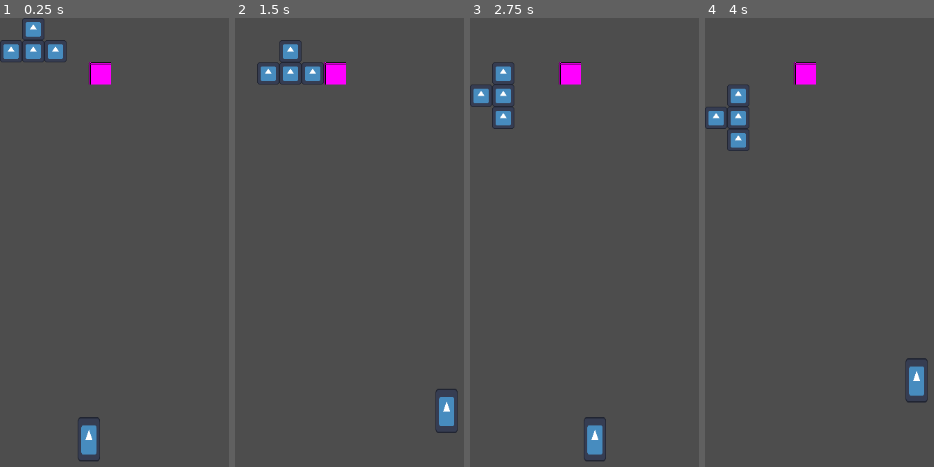
Above: before the commit, frames 1-4 (left to right).
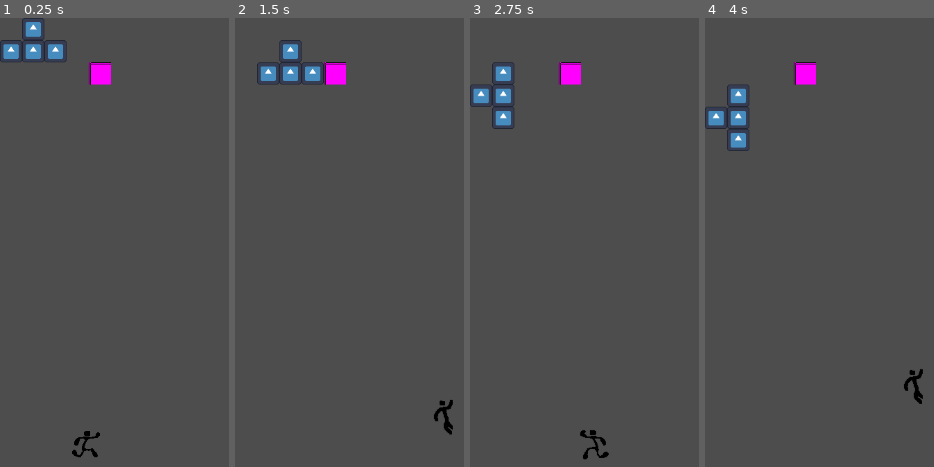
Above: after the commit, the same moments.

Repository: NicoWired/tetrascape
Game: Godot game, scene res://source/main_screens/main/main.tscn
Two runs of this game, one before a commit and one after it. Both use one fixed random seed, a clock stepped at 60 frames per second and the inputs below. The engine's default icon, where the game draws it, is replaced by a stand-in: a white triangle on a blue panel in a dark square.
Inputs:
- Up to frame 1 (0.25 s): no input
- Up to frame 2 (1.5 s): tap Enter (ui_accept) at 0.5, 0.77 s; hold D (right) from 0.53 s (still down); tap L (toggle) at 0.6 s; tap N (drop) at 1.35 s
- Up to frame 3 (2.75 s): tap Enter (ui_accept) at 1.52 s; tap L (toggle) at 1.55, 2.3 s; release D (right) at 2.03 s; hold A (left) from 2.03 s (still down); tap J (rotate_cc) at 2.1 s
- Up to frame 4 (4 s): release A (left) at 2.78 s; hold D (right) from 2.78 s (still down); tap K (rotate_cw) at 2.85 s; tap Enter (ui_accept) at 3.02, 3.5, 3.77 s; tap L (toggle) at 3.05, 3.6 s

The runs differ from the first frame. In frame 1, 0.7% of the frame differs, in the area x 31-44%, y 88-99%; in frame 2, 0.6%; in frame 3, 0.7%, in the area x 48-61%, y 88-99%; in frame 4, 0.7%.

Commit message:
add animations

Diff:
--- a/source/autoloaders/global_states.gd
+++ b/source/autoloaders/global_states.gd
@@ -1,3 +1,8 @@
 extends Node
 
-var toggle: bool = true
+signal toggled_changed
+
+var toggle: bool = true:
+	set(value):
+		toggled_changed.emit()
+		toggle = value
--- a/source/player/player.gd
+++ b/source/player/player.gd
@@ -1,18 +1,44 @@
 class_name Player
 extends CharacterBody2D
 
+enum States {
+	IDLE,
+	RUNNING,
+	WALL,
+	JUMPING
+}
 
 const SPEED = 300.0
 const JUMP_VELOCITY = -400.0
 
+var state: States:
+	set(value):
+		match value:
+			States.IDLE:
+				player_animation.animation = &"idle"
+			States.RUNNING:
+				player_animation.animation = &"running"
+			States.WALL:
+				player_animation.animation = &"wall"
+			States.JUMPING:
+				player_animation.animation = &"jumping"
+			_:
+				assert(false, "invalid player state %s" % value)
+		state = value
+
+@onready var player_animation: AnimatedSprite2D = $PlayerAnimation
+
+
+func _ready() -> void:
+	GlobalStates.toggled_changed.connect(on_toggle_changed)
+	initialize()
 
 func _physics_process(delta: float) -> void:
 	if GlobalStates.toggle:
 		return
 
 	# Add the gravity.
-	if not is_on_floor():
-		velocity += get_gravity() * delta
+	velocity += get_gravity() * delta
 
 	# Handle jump.
 	if Input.is_action_just_pressed("ui_accept") and is_on_floor():
@@ -27,3 +53,30 @@
 		velocity.x = move_toward(velocity.x, 0, SPEED)
 
 	move_and_slide()
+
+	# set state at th end of the frame
+	if is_on_floor():
+		if velocity.x == 0:
+			state = States.IDLE
+		else:
+			state = States.RUNNING
+	elif is_on_wall_only():
+		state = States.WALL
+	else:
+		state = States.JUMPING
+
+	# flip animation based on direction
+	if velocity.x > 0:
+		player_animation.flip_h = false
+	elif velocity.x < 0:
+		player_animation.flip_h = true
+
+
+func initialize() -> void:
+	state = States.IDLE
+
+func on_toggle_changed() -> void:
+	if not GlobalStates.toggle and player_animation.is_playing():
+		player_animation.pause()
+	else:
+		player_animation.play()
--- a/source/player/player.tscn
+++ b/source/player/player.tscn
@@ -1,20 +1,87 @@
-[gd_scene load_steps=4 format=3 uid="uid://ckjqaf8lqjv0c"]
+[gd_scene load_steps=12 format=3 uid="uid://ckjqaf8lqjv0c"]
 
 [ext_resource type="Script" uid="uid://rtvc5y8xd080" path="res://source/player/player.gd" id="1_jct2x"]
-[ext_resource type="Texture2D" uid="uid://cc0lsn67p7263" path="res://icon.svg" id="2_xim07"]
+[ext_resource type="Texture2D" uid="uid://u4epkmx61l2a" path="res://assets/player/jump.png" id="2_glqx2"]
+[ext_resource type="Texture2D" uid="uid://dmdopea31h84y" path="res://assets/player/running_anim.png" id="2_xim07"]
+[ext_resource type="Texture2D" uid="uid://bnqng0dak2cno" path="res://assets/player/wall-hold.png" id="4_favdl"]
 
 [sub_resource type="CapsuleShape2D" id="CapsuleShape2D_u10tu"]
-radius = 15.0
-height = 64.0
+radius = 20.0
+height = 50.0
+
+[sub_resource type="AtlasTexture" id="AtlasTexture_y2357"]
+atlas = ExtResource("2_xim07")
+region = Rect2(0, 0, 96, 96)
+
+[sub_resource type="AtlasTexture" id="AtlasTexture_u10tu"]
+atlas = ExtResource("2_xim07")
+region = Rect2(0, 0, 96, 96)
+
+[sub_resource type="AtlasTexture" id="AtlasTexture_glqx2"]
+atlas = ExtResource("2_xim07")
+region = Rect2(96, 0, 96, 96)
+
+[sub_resource type="AtlasTexture" id="AtlasTexture_favdl"]
+atlas = ExtResource("2_xim07")
+region = Rect2(192, 0, 96, 96)
+
+[sub_resource type="AtlasTexture" id="AtlasTexture_asuwg"]
+atlas = ExtResource("2_xim07")
+region = Rect2(288, 0, 96, 96)
+
+[sub_resource type="SpriteFrames" id="SpriteFrames_y2357"]
+animations = [{
+"frames": [{
+"duration": 1.0,
+"texture": SubResource("AtlasTexture_y2357")
+}],
+"loop": true,
+"name": &"idle",
+"speed": 5.0
+}, {
+"frames": [{
+"duration": 1.0,
+"texture": ExtResource("2_glqx2")
+}],
+"loop": true,
+"name": &"jumping",
+"speed": 5.0
+}, {
+"frames": [{
+"duration": 1.0,
+"texture": SubResource("AtlasTexture_u10tu")
+}, {
+"duration": 1.0,
+"texture": SubResource("AtlasTexture_glqx2")
+}, {
+"duration": 1.0,
+"texture": SubResource("AtlasTexture_favdl")
+}, {
+"duration": 1.0,
+"texture": SubResource("AtlasTexture_asuwg")
+}],
+"loop": true,
+"name": &"running",
+"speed": 7.0
+}, {
+"frames": [{
+"duration": 1.0,
+"texture": ExtResource("4_favdl")
+}],
+"loop": true,
+"name": &"wall",
+"speed": 5.0
+}]
 
 [node name="Player" type="CharacterBody2D"]
 collision_mask = 14
 script = ExtResource("1_jct2x")
 
-[node name="Sprite2D" type="Sprite2D" parent="."]
-position = Vector2(0.24999905, -1.4305115e-06)
-scale = Vector2(0.25390625, 0.5)
-texture = ExtResource("2_xim07")
+[node name="PlayerCollision" type="CollisionShape2D" parent="."]
+position = Vector2(-2, 8)
+shape = SubResource("CapsuleShape2D_u10tu")
 
-[node name="CollisionShape2D" type="CollisionShape2D" parent="."]
-shape = SubResource("CapsuleShape2D_u10tu")
+[node name="PlayerAnimation" type="AnimatedSprite2D" parent="."]
+position = Vector2(0, -2)
+sprite_frames = SubResource("SpriteFrames_y2357")
+animation = &"jumping"
Binary file added: assets/player/jump.png
Binary file added: assets/player/running_anim.png
Binary file added: assets/player/wall-hold.png
